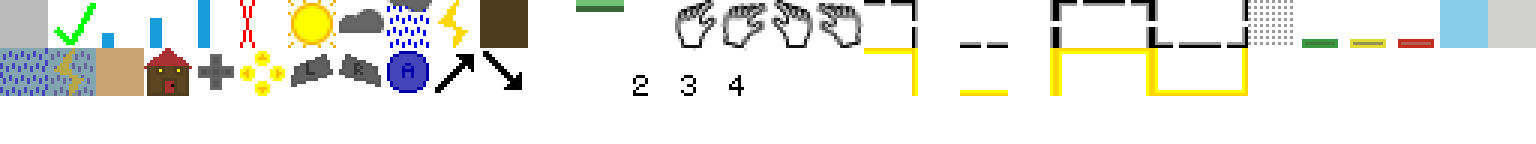
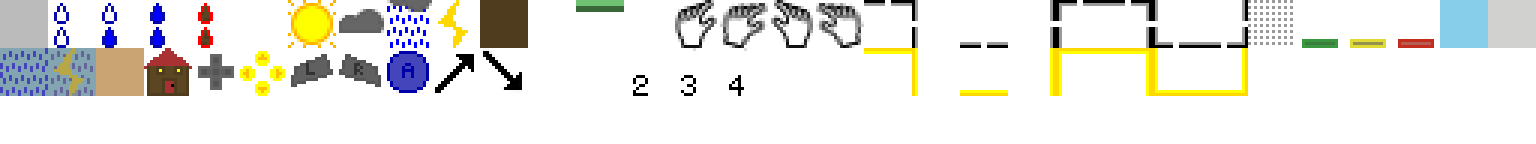
Layered file, before and after one edit (1536×144). Changes by layer:
painted on "sprites.png" over [54, 0, 255, 48]
